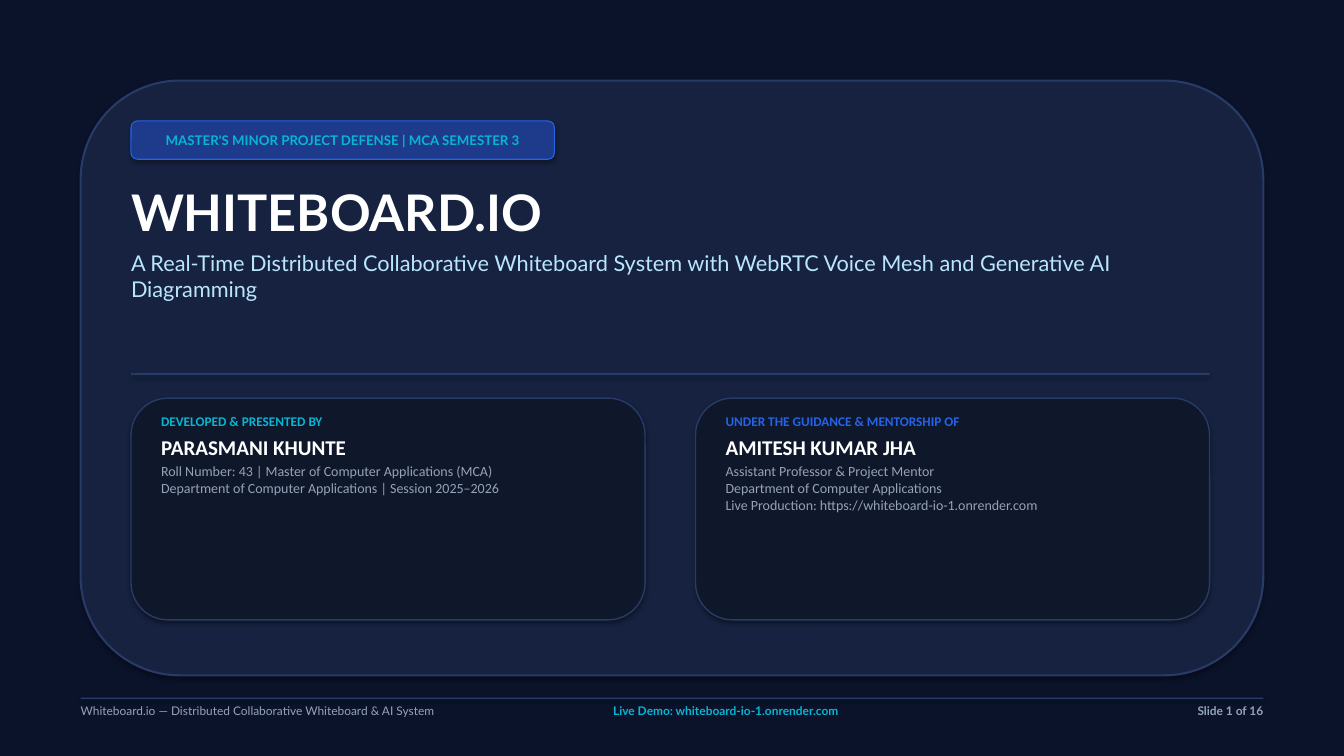
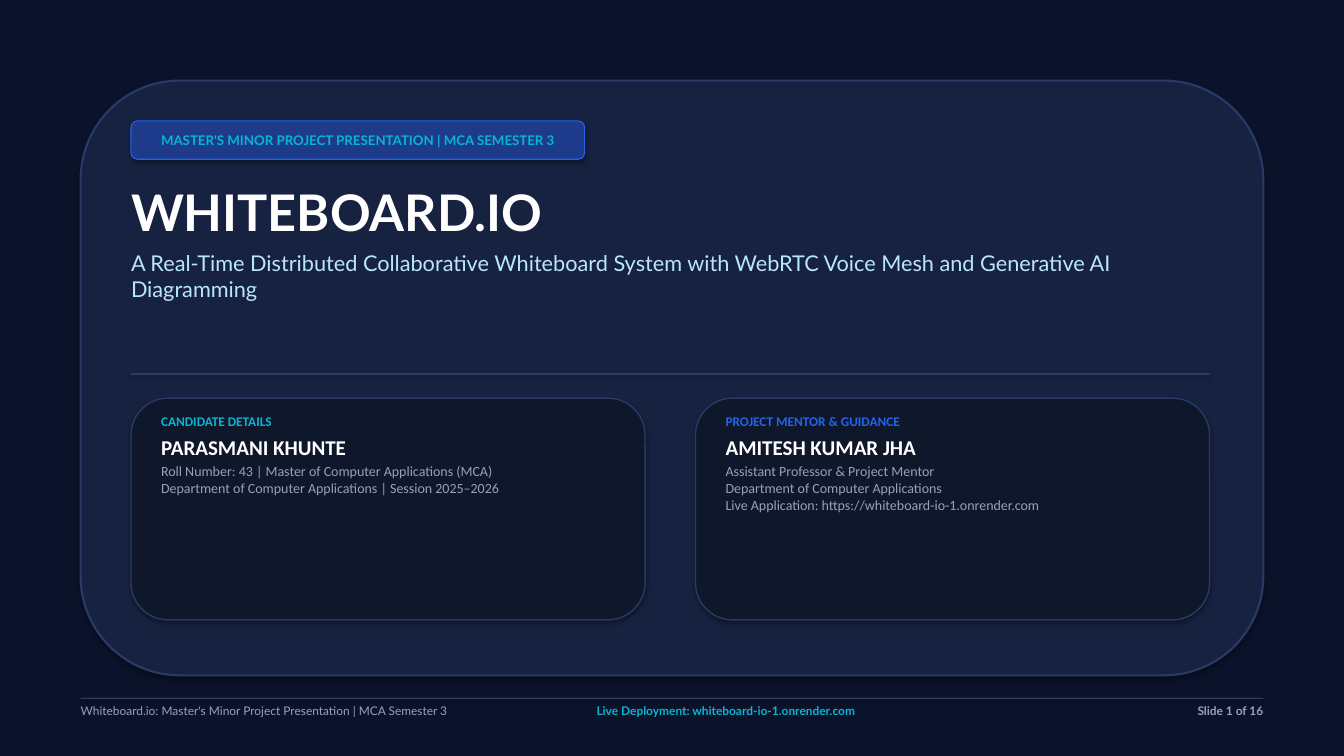
Before and after one commit to PARASMANI-KHUNTE/Whiteboard.io, a slide deck: slide 1 of docs/Whiteboard_io_Presentation.pptx. Drawn at 1344x756 pixels with LibreOffice and Linux fonts; fonts in the diff are those of the drawing. Boxes give left, top, right and bottom in pixels: in the first picture for what was removed or moved away, otherwise in the second. Text is boxed around its words. In the diff, an @@ line names an element or a change of style, - is before the commit and + after.

Commit message:
feat(docs): rewrite presentation deck with technical project & software engineering focus (#151)

```diff
--- a/docs/Whiteboard_io_Presentation.pptx
+++ b/docs/Whiteboard_io_Presentation.pptx
@@ rounded rectangle "MASTER'S MINOR PROJECT PRESENTATION | ...": place and size @@
-rounded rectangle "MASTER'S MINOR PROJECT PRESENTATION | ..." at box(131, 121, 555, 159)
+rounded rectangle "MASTER'S MINOR PROJECT PRESENTATION | ..." at box(131, 121, 585, 159)
@@ text in rounded rectangle at box(161, 135, 555, 145): text changed @@
-MASTER'S MINOR PROJECT DEFENSE | MCA SEMESTER 3
+MASTER'S MINOR PROJECT PRESENTATION | MCA SEMESTER 3
@@ text at box(161, 417, 272, 426): text changed @@
-DEVELOPED & PRESENTED BY
+CANDIDATE DETAILS
@@ text at box(726, 417, 900, 426): text changed @@
-UNDER THE GUIDANCE & MENTORSHIP OF
+PROJECT MENTOR & GUIDANCE
@@ text at box(726, 466, 1039, 512): text changed @@
-Assistant Professor & Project Mentor
-Department of Computer Applications
-Live Production: https://whiteboard-io-1.onrender.com
+Assistant Professor & Project Mentor
+Department of Computer Applications
+Live Application: https://whiteboard-io-1.onrender.com
@@ text at box(81, 706, 447, 717): text changed @@
-Whiteboard.io — Distributed Collaborative Whiteboard & AI System
+Whiteboard.io: Master's Minor Project Presentation | MCA Semester 3
@@ text at box(597, 706, 855, 717): text changed @@
-Live Demo: whiteboard-io-1.onrender.com
+Live Deployment: whiteboard-io-1.onrender.com
```
Also in this commit, not shown: 11 other slides changed, 4 slides added, 4 slides removed, 3 other files.
